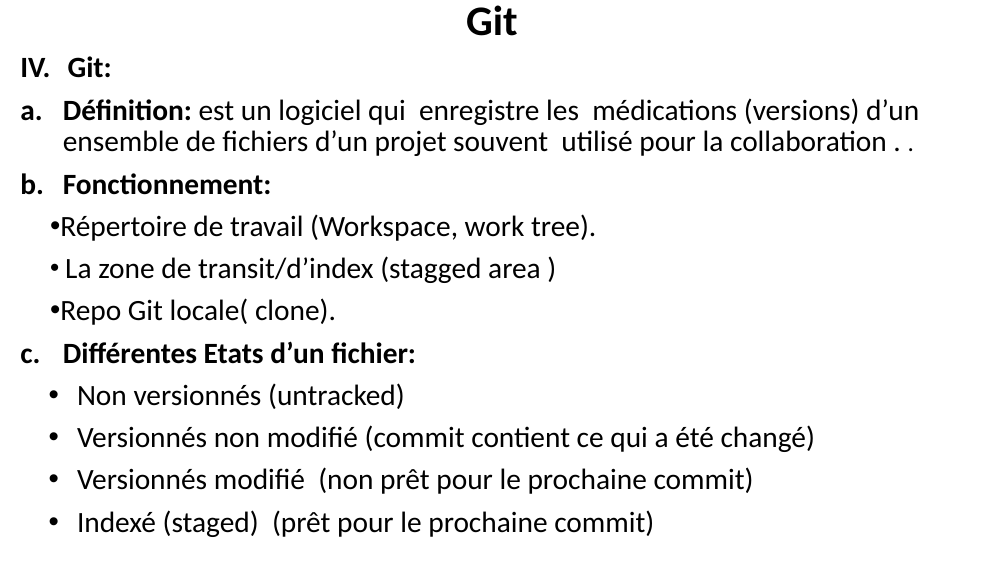
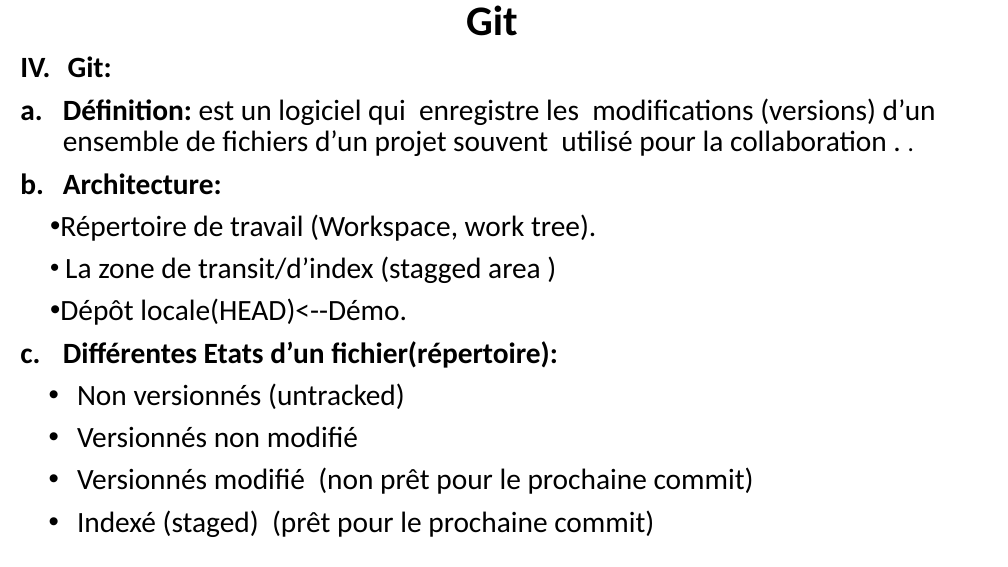
Before and after one commit to belakebiboussad/form, a slide deck: slide 3 of Formation Git.pptx. Drawn at 1008x567 pixels with LibreOffice and Linux fonts; fonts in the diff are those of the drawing. Boxes give left, top, right and bottom in pixels: in the first picture for what was removed or moved away, otherwise in the second. Text is boxed around its words. In the diff, an @@ line names an element or a change of style, - is before the commit and + after.

```diff
--- a/Formation Git.pptx
+++ b/Formation Git.pptx
@@ subtitle at <box>63,98,936,195</box>: text changed @@
-e. Définition: est un logiciel qui enregistre les médications (versions) d’un ensemble de fichiers d’un projet souvent utilisé pour la collaboration . .
-f. Fonctionnement:
+e. Définition: est un logiciel qui enregistre les modifications (versions) d’un ensemble de fichiers d’un projet souvent utilisé pour la collaboration . .
+f. Architecture:
@@ subtitle at <box>60,298,558,368</box>: text changed @@
-• Repo Git locale( clone).
-c. Différentes Etats d’un fichier:
+• Dépôt locale(HEAD)<--Démo.
+c. Différentes Etats d’un fichier(répertoire):
@@ subtitle at <box>77,426,358,448</box>: text changed @@
-• Versionnés non modifié (commit contient ce qui a été changé)
+• Versionnés non modifié
```
Also in this commit, not shown: 9 other slides changed, 3 slides added, 1 other file.
